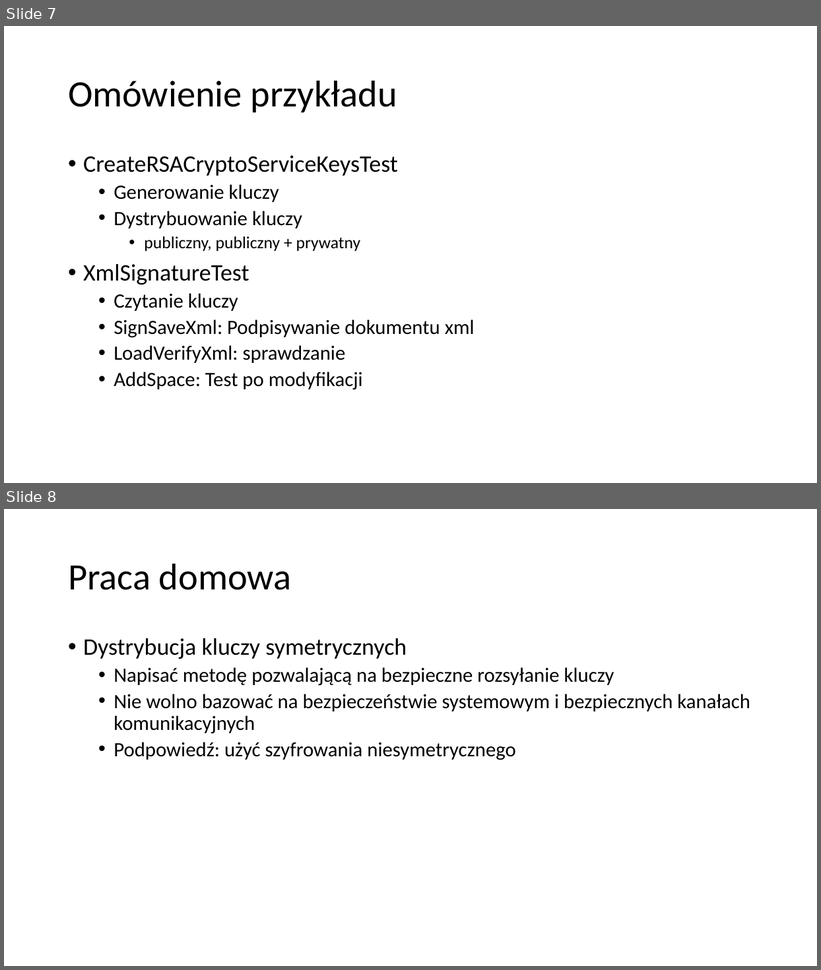
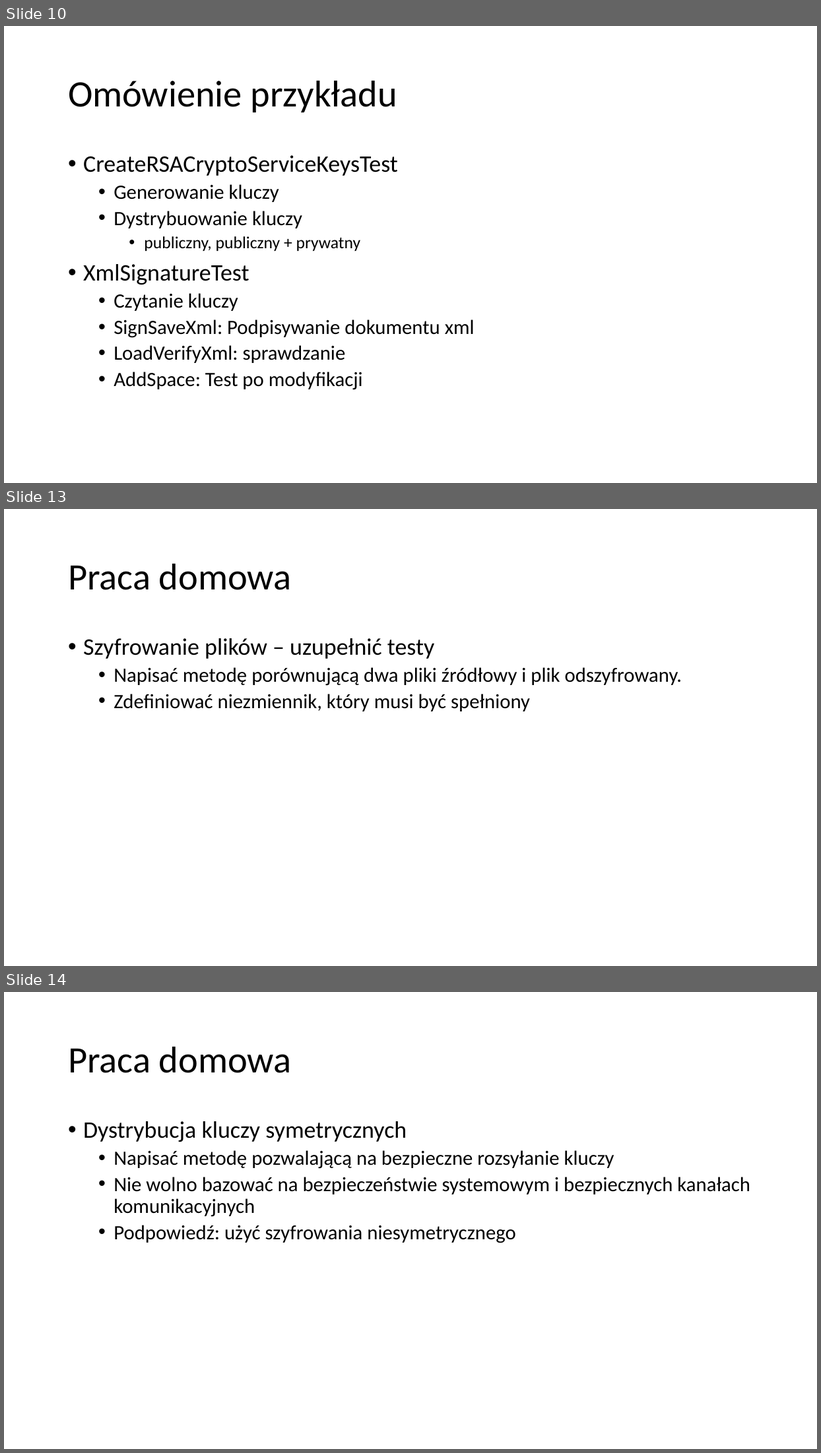
Before and after one commit to mpostol/TP, a slide deck: ExDataManagement/DataStreams/.Media/P3.5-KryptografiaCzesc3.pptx. Shown one above the other, each under a label of ours: slides 7 and 8 before the commit, slides 10, 13 and 14 after it; the slides between them are not shown. The pictures are 821x970 and 821x1453 pixels, drawn with LibreOffice and Linux fonts; fonts in the diff are those of the drawing. Boxes give left, top, right and bottom in pixels: in the first picture for what was removed or moved away, otherwise in the second. Text is boxed around its words. In the diff, an @@ line names an element or a change of style, - is before the commit and + after.

```diff
--- a/ExDataManagement/DataStreams/.Media/P3.5-KryptografiaCzesc3.pptx
+++ b/ExDataManagement/DataStreams/.Media/P3.5-KryptografiaCzesc3.pptx
@@ slide 13 added at (4, 509, 817, 966), background #FFFFFF @@
@@ title added at (68, 563, 292, 590), 33 pt, text #000000 @@
+Praca domowa
@@ text added at (83, 638, 682, 712), 18 pt, text #000000 @@
+• Szyfrowanie plików – uzupełnić testy
+  • Napisać metodę porównującą dwa pliki źródłowy i plik odszyfrowany.
+  • Zdefiniować niezmiennik, który musi być spełniony
@@ what was slide 7 is now slide 10 @@
@@ what was slide 8 is now slide 14 @@
```
Also in this commit, not shown: 1 slide changed, 7 other slides added, 1 slide removed, 5 other files.
